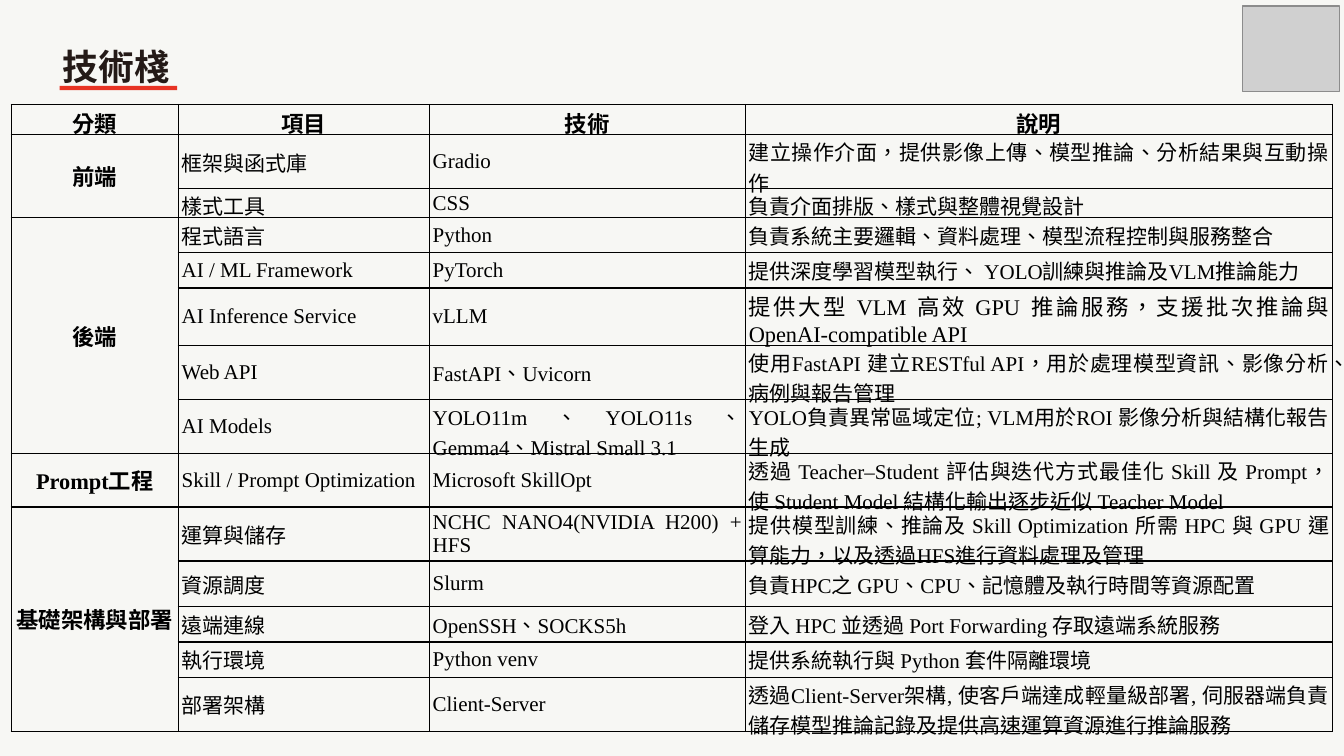
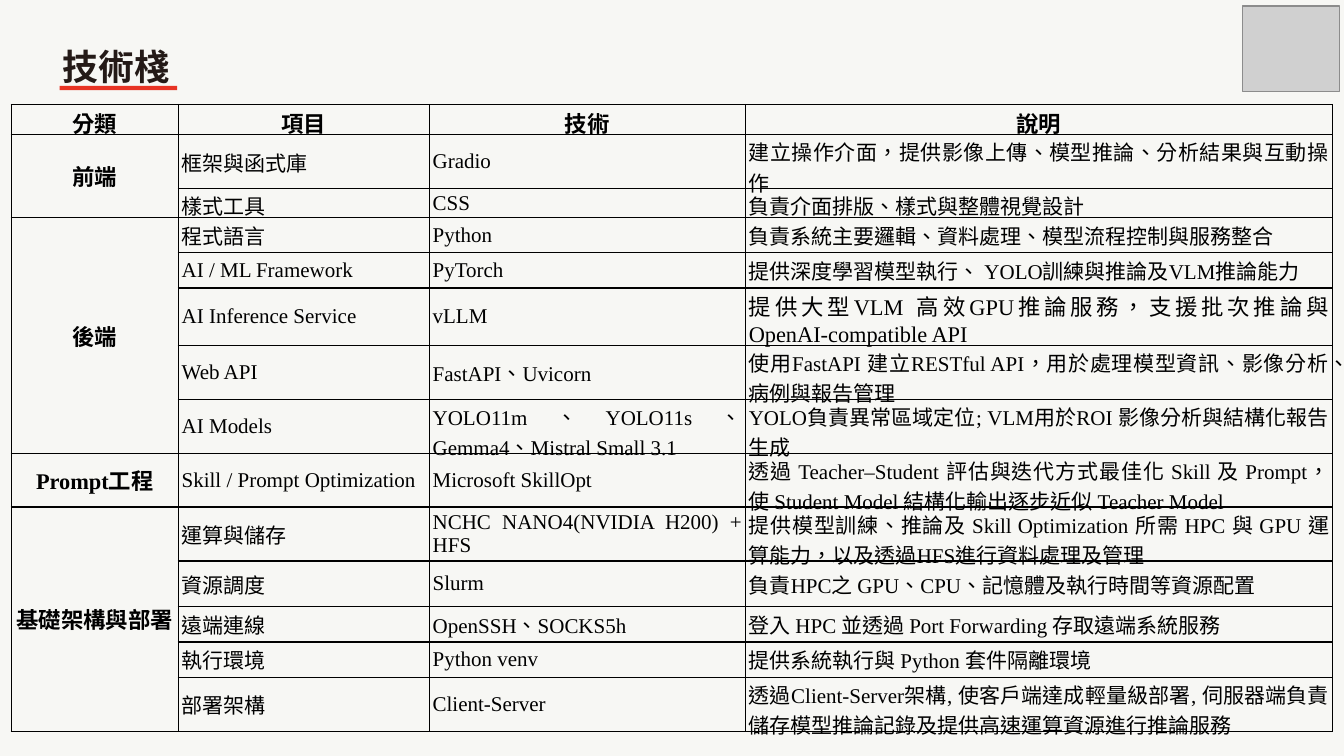
Before and after one commit to JianHuangLyu/2026_NCHC_Summer_Intern_Project, a slide deck: slide 9 of Intern Presentation/NCHC_Intern_Presentation.pptx. Drawn at 1344x756 pixels with LibreOffice and Linux fonts; fonts in the diff are those of the drawing; grey boxes stand for pictures. Boxes give left, top, right and bottom in pixels: in the first picture for what was removed or moved away, otherwise in the second. Text is boxed around its words. In the diff, an @@ line names an element or a change of style, - is before the commit and + after.

```diff
--- a/Intern Presentation/NCHC_Intern_Presentation.pptx
+++ b/Intern Presentation/NCHC_Intern_Presentation.pptx
@@ table at [11,105,1334,739] @@
-row 6, column 4: 提供大型 VLM 高效 GPU 推論服務，支援批次推論與 OpenAI-compatible API
+row 6, column 4: 提供大型VLM 高效GPU推論服務，支援批次推論與 OpenAI-compatible API
```
Also in this commit, not shown: 1 other slide changed.
